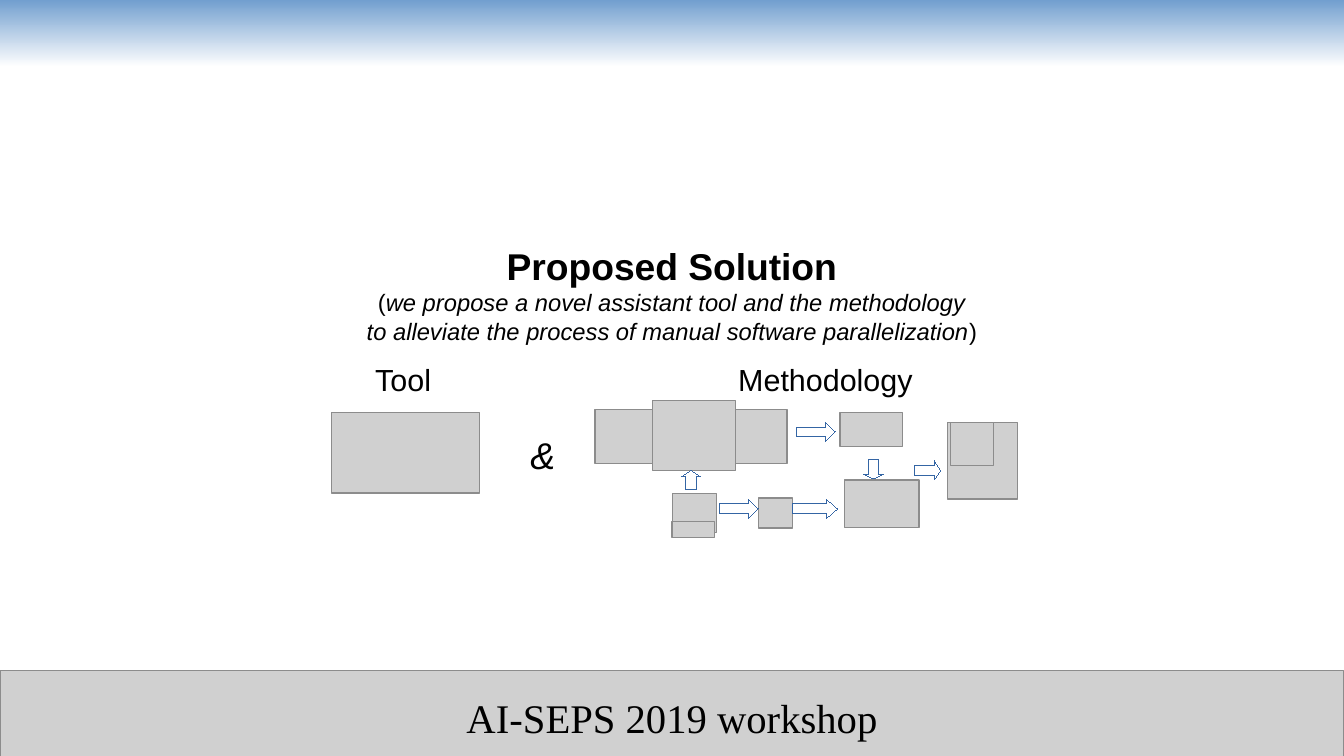
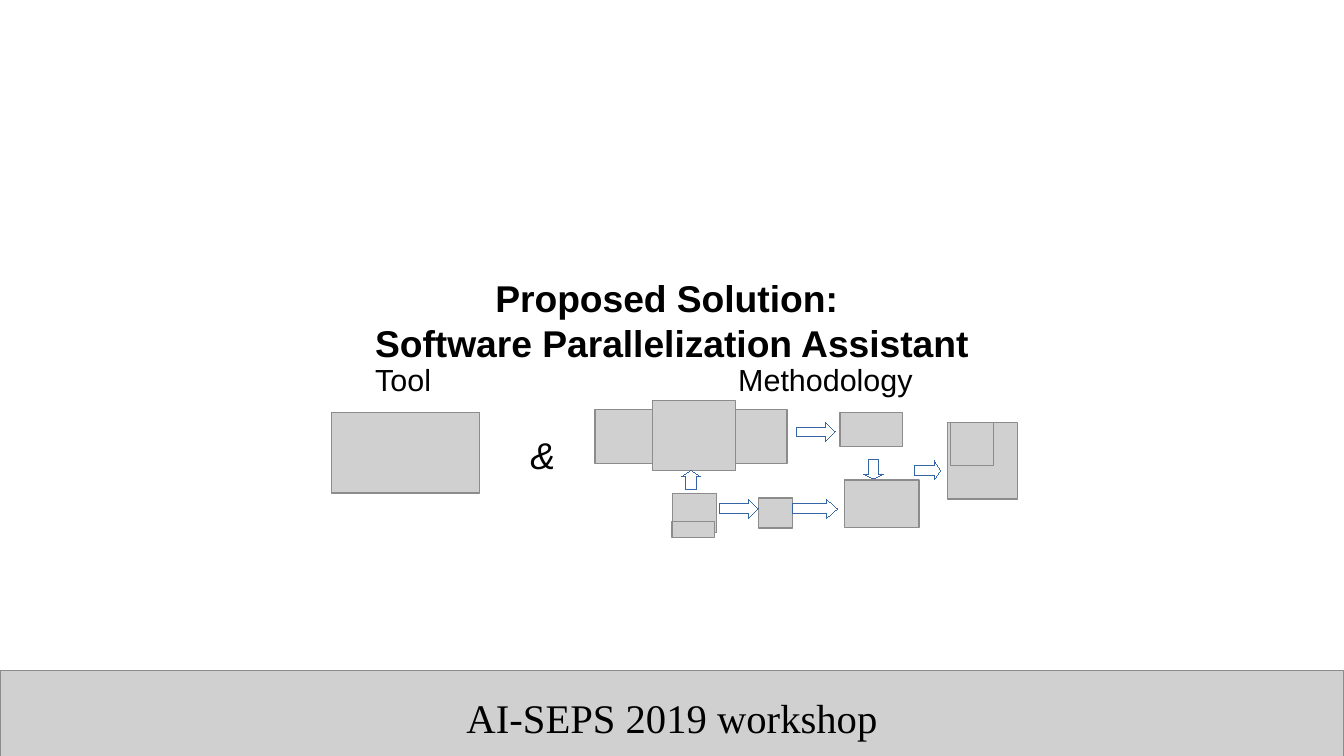
Before and after one commit to harel-coffee/PParMetrics-auto, a slide deck: slide 16 of doc/AI_SEPS_2019_talk/presentation.odp (slide 7 before the commit). Drawn at 1344x756 pixels with LibreOffice and Linux fonts; fonts in the diff are those of the drawing; grey boxes stand for pictures. Boxes give left, top, right and bottom in pixels: in the first picture for what was removed or moved away, otherwise in the second. Text is boxed around its words. In the diff, an @@ line names an element or a change of style, - is before the commit and + after.

```diff
--- a/doc/AI_SEPS_2019_talk/presentation.odp
+++ b/doc/AI_SEPS_2019_talk/presentation.odp
@@ rectangle removed at <box>0,0,1344,67</box> @@
@@ title at <box>375,285,968,358</box>: text changed; size 14 to 22 pt; bold on; italic off @@
-Proposed Solution
-(we propose a novel assistant tool and the methodology
-to alleviate the process of manual software parallelization)
+Proposed Solution:
+Software Parallelization Assistant
```
Also in this commit, not shown: 14 other slides changed, 36 slides added, 3 slides removed, 5 other files.
